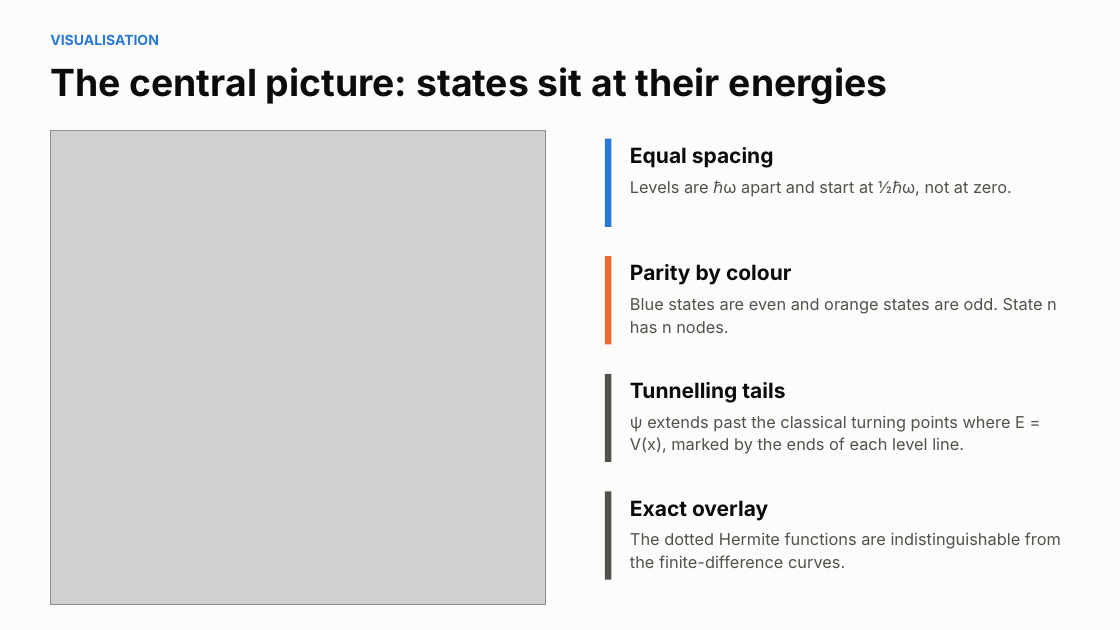
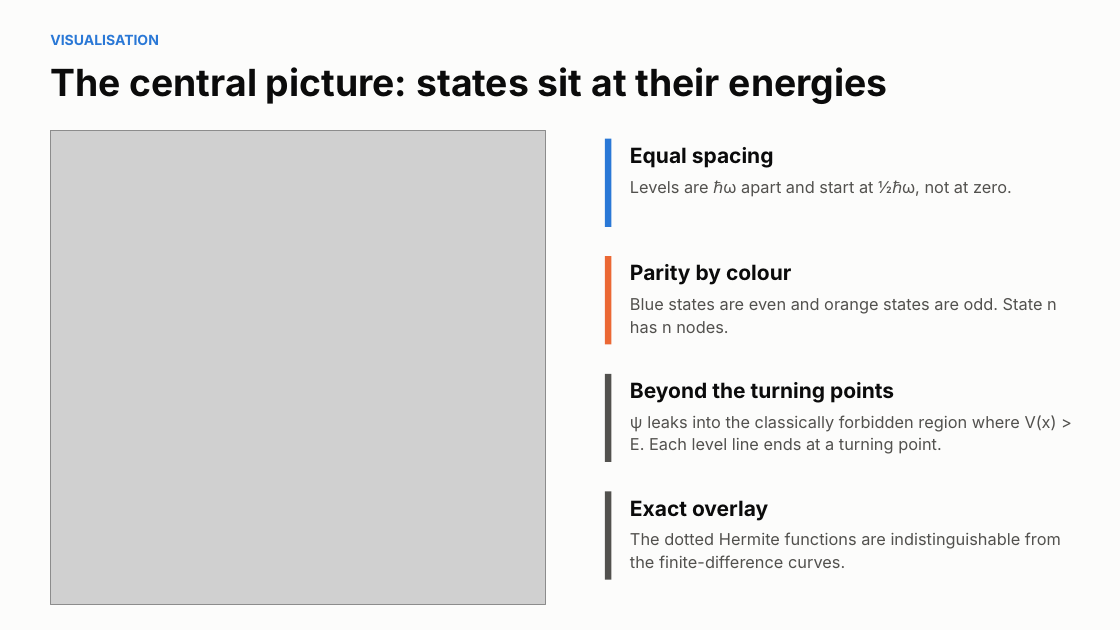
Before and after one commit to retinapeg/schrodinger-harmonic-demo, a slide deck: slide 4 of slides/qho-demo.pptx. Drawn at 1120x630 pixels with LibreOffice and Linux fonts; fonts in the diff are those of the drawing; grey boxes stand for pictures. Boxes give left, top, right and bottom in pixels: in the first picture for what was removed or moved away, otherwise in the second. Text is boxed around its words. In the diff, an @@ line names an element or a change of style, - is before the commit and + after.

```diff
--- a/slides/qho-demo.pptx
+++ b/slides/qho-demo.pptx
@@ text at [630,382,894,403]: text changed @@
-Tunnelling tails
+Beyond the turning points
@@ text at [630,415,1057,454]: text changed @@
-ψ extends past the classical turning points where E = V(x), marked by the ends of each level line.
+ψ leaks into the classically forbidden region where V(x) > E. Each level line ends at a turning point.
```
Also in this commit, not shown: 3 other slides changed, 6 other files.
